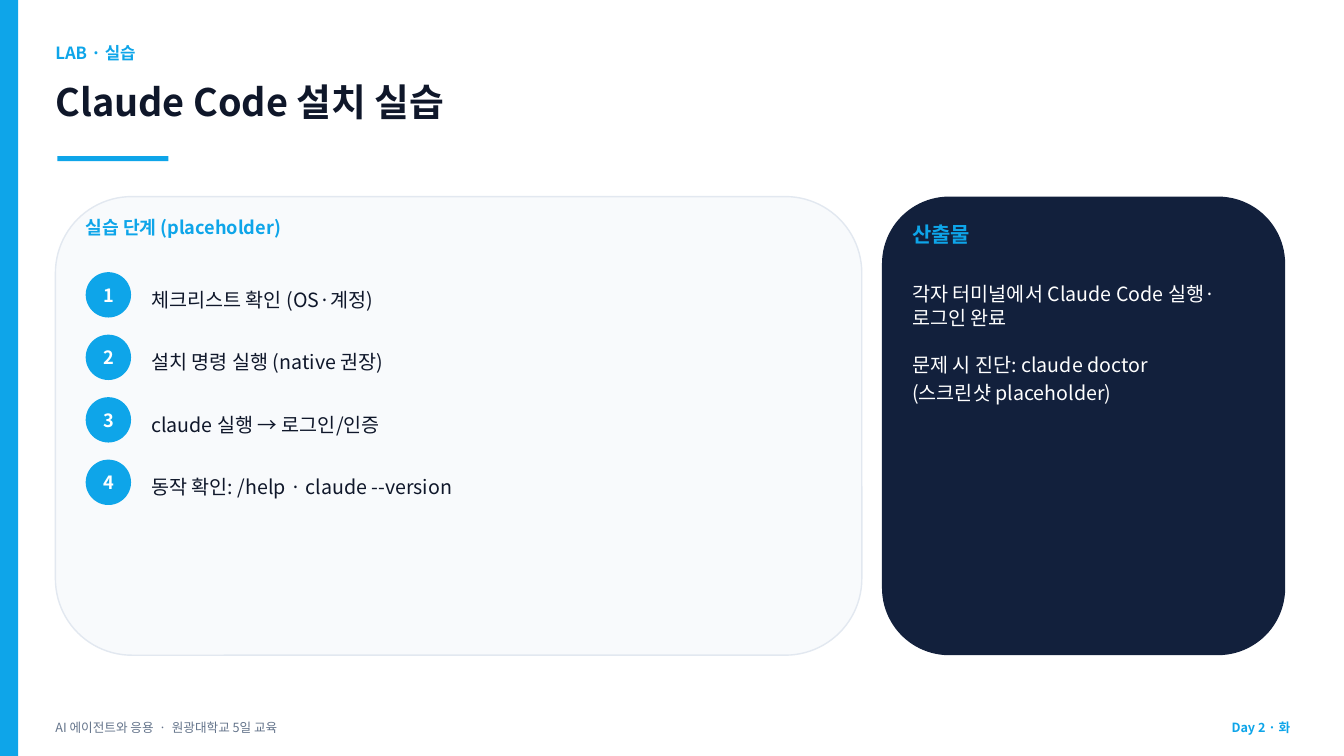
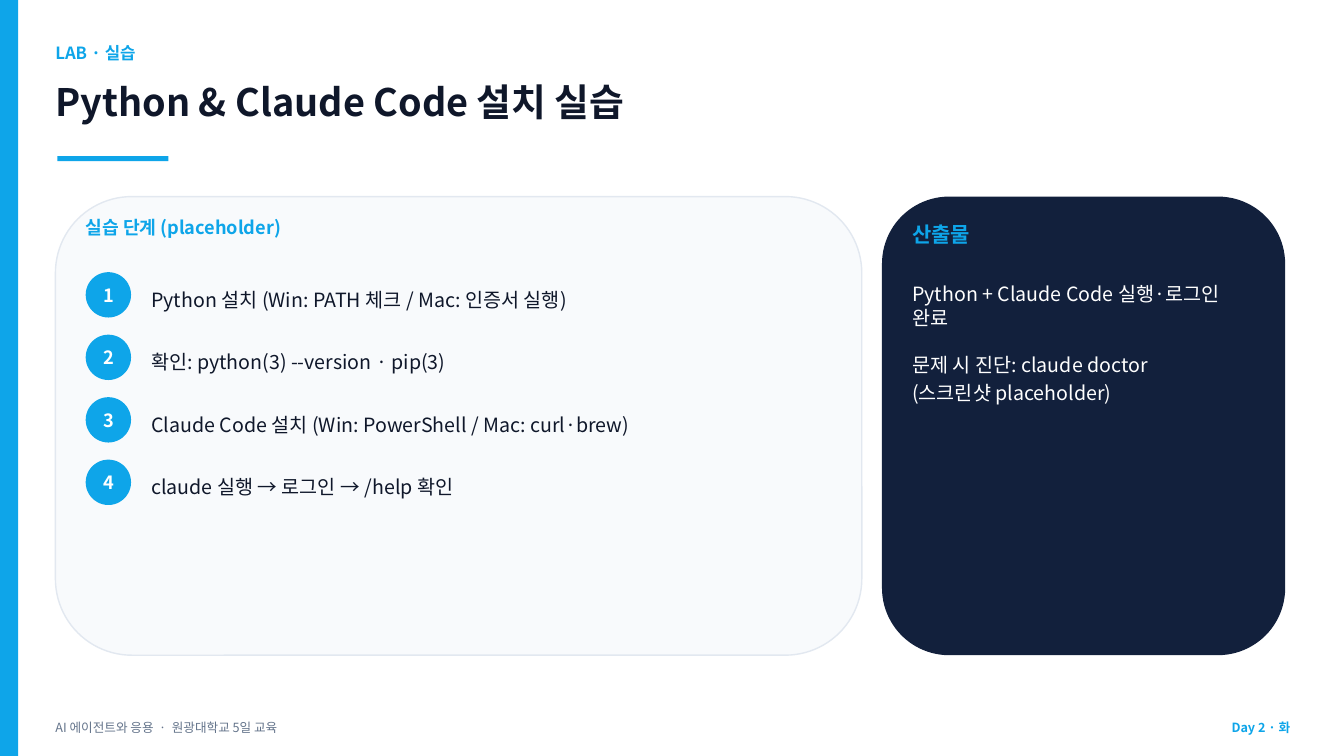
Before and after one commit to jyshin-22/wku-ai-agent-program, a slide deck: slide 24 of slides/day2.pptx (slide 22 before the commit). Drawn at 1344x756 pixels with LibreOffice and Linux fonts; fonts in the diff are those of the drawing. Boxes give left, top, right and bottom in pixels: in the first picture for what was removed or moved away, otherwise in the second. Text is boxed around its words. In the diff, an @@ line names an element or a change of style, - is before the commit and + after.

```diff
--- a/slides/day2.pptx
+++ b/slides/day2.pptx
@@ text at (55, 84, 625, 125): text changed @@
-Claude Code 설치 실습
+Python & Claude Code 설치 실습
@@ text at (151, 290, 567, 312): text changed @@
-체크리스트 확인 (OS·계정)
+Python 설치 (Win: PATH 체크 / Mac: 인증서 실행)
@@ text at (912, 284, 1219, 405): text changed @@
-각자 터미널에서 Claude Code 실행·로그인 완료
-문제 시 진단: claude doctor
-(스크린샷 placeholder)
+Python + Claude Code 실행·로그인 완료
+문제 시 진단: claude doctor
+(스크린샷 placeholder)
@@ text at (151, 352, 445, 374): text changed @@
-설치 명령 실행 (native 권장)
+확인: python(3) --version · pip(3)
@@ text at (151, 415, 629, 436): text changed @@
-claude 실행 → 로그인/인증
+Claude Code 설치 (Win: PowerShell / Mac: curl·brew)
@@ text at (151, 477, 453, 499): text changed @@
-동작 확인: /help · claude --version
+claude 실행 → 로그인 → /help 확인
```
Also in this commit, not shown: 15 other slides changed, 4 slides added, 7 other files.
